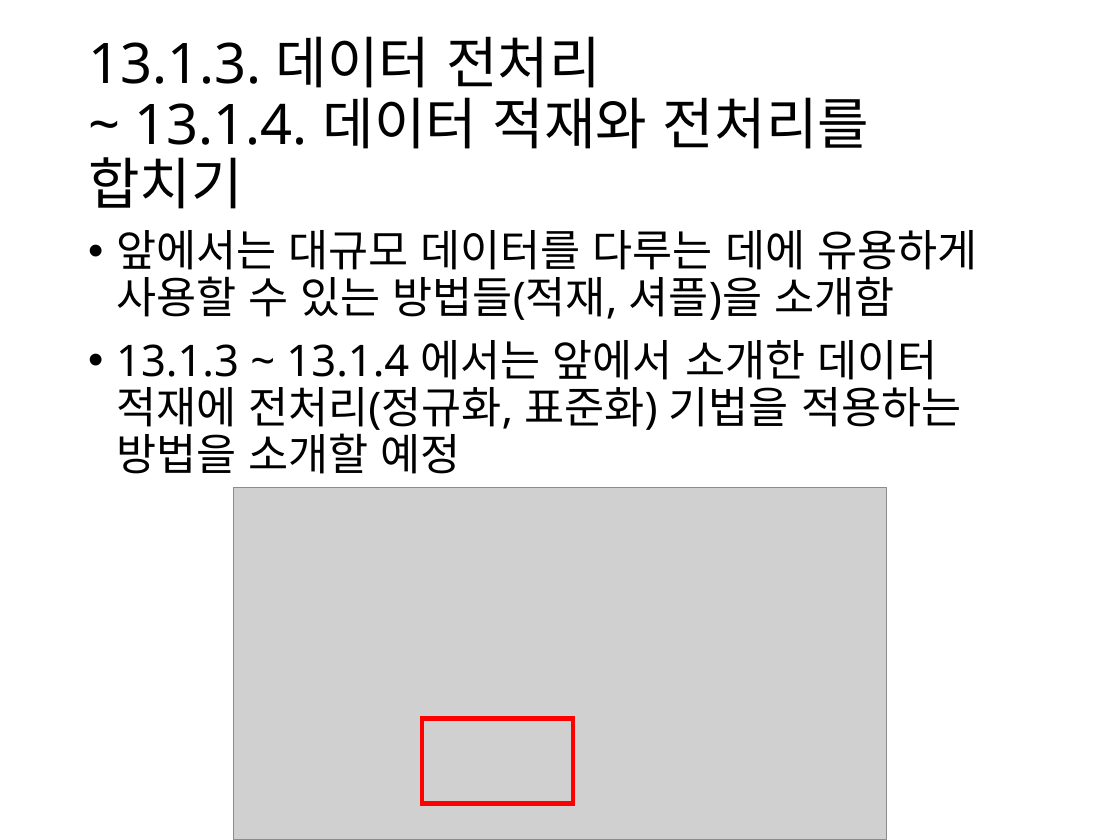
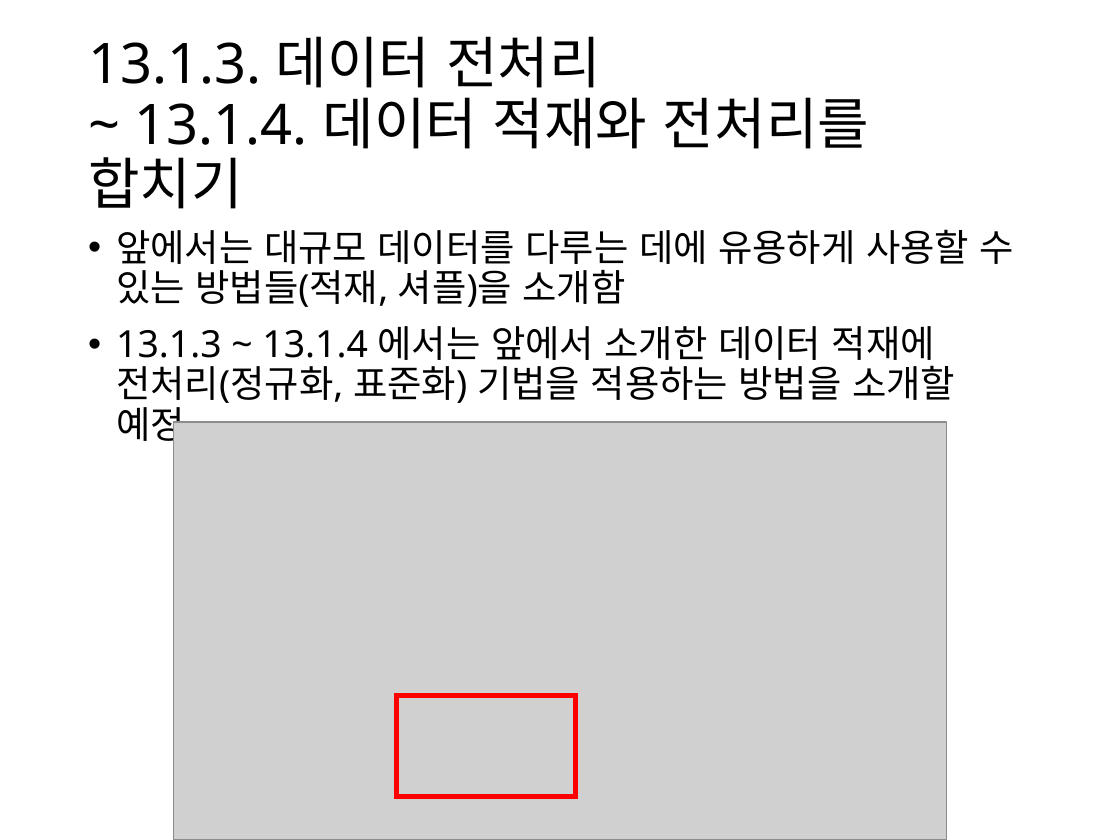
Before and after one commit to Kwan-Gu/data_science, a slide deck: slide 2 of ML/HandsOn/13/13_1_3_데이터전처리.pptx. Drawn at 1120x840 pixels with LibreOffice and Linux fonts; fonts in the diff are those of the drawing; grey boxes stand for pictures. Boxes give left, top, right and bottom in pixels: in the first picture for what was removed or moved away, otherwise in the second. Text is boxed around its words. In the diff, an @@ line names an element or a change of style, - is before the commit and + after.

Commit message:
Create 13_1_3_데이터전처리

```diff
--- a/ML/HandsOn/13/13_1_3_데이터전처리.pptx
+++ b/ML/HandsOn/13/13_1_3_데이터전처리.pptx
@@ text "앞에서는 대규모 데이터를 다루는 데에 ..." at <box>116,229,1014,448</box>: size 28 to 24 pt @@
@@ picture: place and size @@
-picture at <box>234,487,887,840</box>
+picture at <box>174,422,946,840</box>
@@ rectangle: place and size @@
-rectangle at <box>422,718,573,803</box>
+rectangle at <box>396,696,575,796</box>
```
Also in this commit, not shown: 2 other slides changed, 12 slides added, 2 other files.
